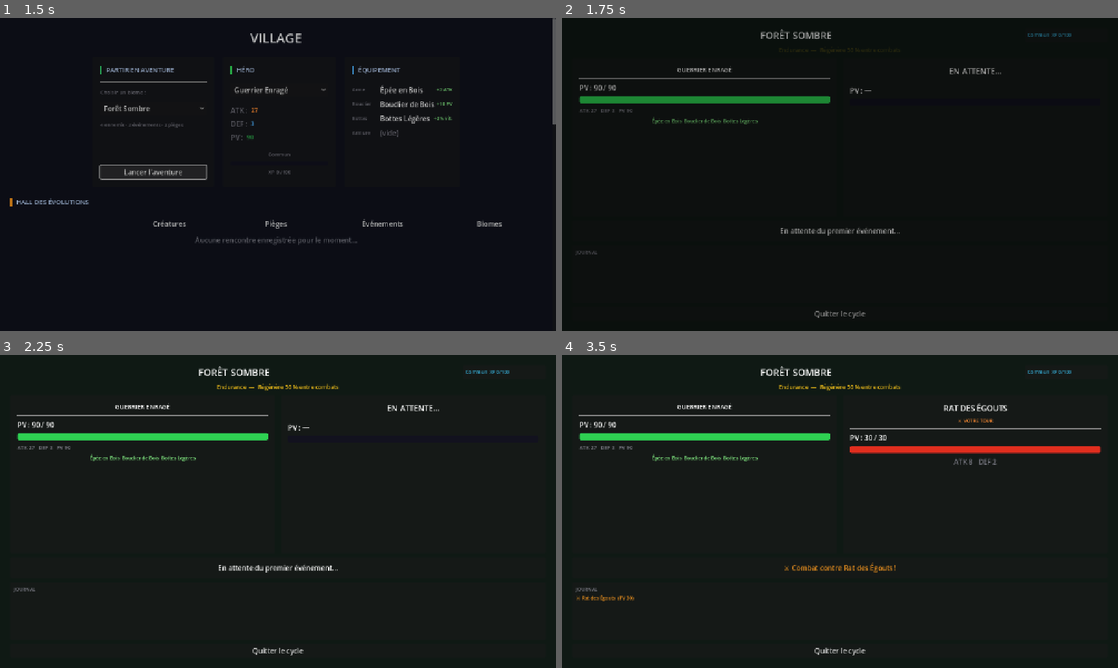
Above: before the commit, frames 1-4 (two rows, left to right).
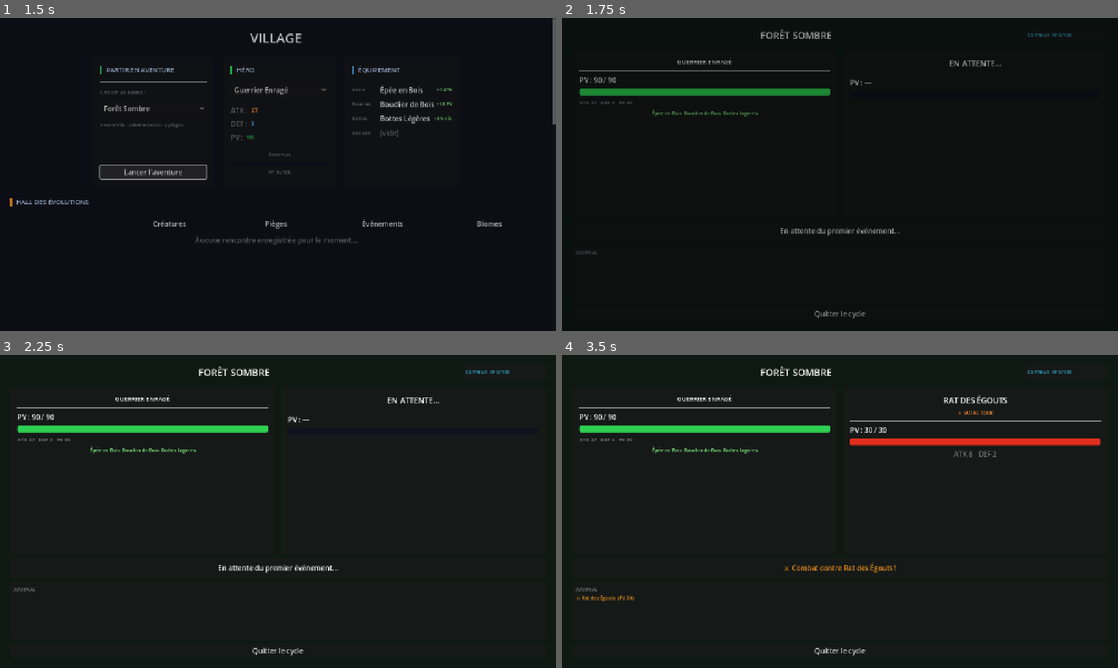
Above: after the commit, the same moments.

Repository: Rhend/Reliquary
Game: Godot game, scene res://scenes/Village.tscn
Two runs of this game, one before a commit and one after it. Both use one fixed random seed, a clock stepped at 60 frames per second and the inputs below.
Inputs:
- Up to frame 1 (1.5 s): click "Forêt Sombre" at 0.5 s; click "Lancer l'aventure" at 1.25 s
- Up to frame 2 (1.75 s): no input
- Up to frame 3 (2.25 s): no input
- Up to frame 4 (3.5 s): tap Enter at 2.75 s

Frame 1 is identical in both runs. In frame 2, 3.4% of the frame differs, in the area x 3-79%, y 9-34%; in frame 3, 3.7%; in frame 4, 6.6%, in the area x 3-97%, y 9-36%.

Commit message:
fix(audit): corrections de bugs, optimisations et nettoyage
CombatSystem  : cache _turn_cache par tick (4→1 appels autoload) ;
                équipement DEF enfin appliqué (_compute_creature_def) ;
                constantes HERO/ENEMY_MIN_DAMAGE, ATTACK_SPEED_FLOOR.

MasterySystem : xp_before transmis à _check_evolution pour n'émettre
                entity_ready_to_evolve qu'au franchissement du seuil ;
                add_xp_to_all_active distribue aussi aux passifs débloqués
                sur les entités (passifs bloqués au Tier 0 — bug critique) ;
                suppression de l'appel redondant refresh_active_passives()
                dans evolve_entity (entity_evolved le déclenche déjà).

AdventureSystem : dégâts de piège planchés à 0 ; chance de loot clampée
                  à 1.0 ; _pick_modifier() data-driven via champ weight
                  dans CYCLE_MODIFIERS (plus de if/elif codé en dur).

GameData      : record_encounter incrémente count seulement si xp_reward>0
                (évite le double-comptage début/fin de combat) ;
                suppression du player["bestiary"]=hall redondant ;
                list_dir_end() ajouté dans les deux loaders de dossiers.

Biome         : max_hp de la carte héro inclut maintenant le hp_bonus passif ;
                stats ATK/DEF affichés avec bonus passifs.

Village       : _refresh_resources() boucle has_any supprimée (sorted_ids
                suffit) ; garde qty<=0 redondante retirée.

Co-Authored-By: Claude Sonnet 4.6 <noreply@anthropic.com>

Diff:
--- a/scripts/Biome.gd
+++ b/scripts/Biome.gd
@@ -216,7 +216,9 @@
 	var creature      = GameData.get_entity(creature_id)
 	var equip_bonuses = GameData.get_equipment_bonuses()
 	var eff_stats     = GameData.get_effective_stats(creature_id)
-	var max_hp        = float(eff_stats.get("hp", 100)) + equip_bonuses.get("hp", 0.0)
+	var passives      = PassiveSystem.get_combat_bonuses()
+	var max_hp        = float(eff_stats.get("hp", 100)) + equip_bonuses.get("hp", 0.0) \
+	                    + passives.get("hp_bonus", 0.0)
 	var initial_hp    = AdventureSystem.current_hp if AdventureSystem.is_running else max_hp
 
 	_h1(vbox, creature.get("name", "Héro").to_upper())
@@ -232,8 +234,8 @@
 
 	var stats_lbl = Label.new()
 	stats_lbl.text = "ATK %d   DEF %d   PV %d" % [
-		int(eff_stats.get("atk", 0)) + int(equip_bonuses.get("atk", 0)),
-		eff_stats.get("def", 0),
+		int(eff_stats.get("atk", 0)) + int(equip_bonuses.get("atk", 0)) + int(passives.get("atk_bonus", 0.0)),
+		int(eff_stats.get("def", 0)) + int(passives.get("def_bonus", 0.0)),
 		int(max_hp)
 	]
 	stats_lbl.add_theme_font_size_override("font_size", 12)
--- a/scripts/Village.gd
+++ b/scripts/Village.gd
@@ -757,28 +757,7 @@
 
 	var resources: Dictionary = GameData.player.get("resources", {})
 
-	# Filtre les ressources à quantité nulle ou négative
-	var has_any = false
-	for item_id in resources:
-		if int(resources[item_id]) > 0:
-			has_any = true
-			break
-
-	if not has_any:
-		var empty_lbl = Label.new()
-		empty_lbl.text = "Aucune ressource pour le moment..."
-		empty_lbl.add_theme_color_override("font_color", UIColors.TEXT_MUTED)
-		empty_lbl.add_theme_font_size_override("font_size", 12)
-		_resources_vbox.add_child(empty_lbl)
-		return
-
-	# HFlowContainer pour un affichage en grille fluide
-	var flow = HFlowContainer.new()
-	flow.add_theme_constant_override("h_separation", 14)
-	flow.add_theme_constant_override("v_separation", 6)
-	_resources_vbox.add_child(flow)
-
-	# Trie les ressources par nom pour un inventaire stable et lisible
+	# Trie les ressources à quantité positive par nom
 	var sorted_ids: Array = []
 	for item_id in resources:
 		if int(resources[item_id]) > 0:
@@ -787,10 +766,22 @@
 		return GameData.get_entity(a).get("name", a) < GameData.get_entity(b).get("name", b)
 	)
 
+	if sorted_ids.is_empty():
+		var empty_lbl = Label.new()
+		empty_lbl.text = "Aucune ressource pour le moment..."
+		empty_lbl.add_theme_color_override("font_color", UIColors.TEXT_MUTED)
+		empty_lbl.add_theme_font_size_override("font_size", 12)
+		_resources_vbox.add_child(empty_lbl)
+		return
+
+	# HFlowContainer pour un affichage en grille fluide
+	var flow = HFlowContainer.new()
+	flow.add_theme_constant_override("h_separation", 14)
+	flow.add_theme_constant_override("v_separation", 6)
+	_resources_vbox.add_child(flow)
+
 	for item_id in sorted_ids:
 		var qty = int(resources[item_id])
-		if qty <= 0:
-			continue
 		var res      = GameData.get_entity(item_id)
 		var res_name = res.get("name", item_id)
 
--- a/scripts/autoloads/GameData.gd
+++ b/scripts/autoloads/GameData.gd
@@ -96,6 +96,7 @@
 				data["unlocked_passives"] = []
 				entities[data["id"]]      = data
 		file_name = dir.get_next()
+	dir.list_dir_end()
 
 # Charge un dossier de données statiques (sans champs de progression).
 func _load_data_from_folder(path: String, entity_type: String) -> void:
@@ -111,6 +112,7 @@
 				data["entity_type"] = entity_type
 				entities[data["id"]] = data
 		file_name = dir.get_next()
+	dir.list_dir_end()
 
 # Lit et parse un fichier JSON. Retourne {} en cas d'erreur.
 func _read_json(path: String) -> Dictionary:
@@ -201,11 +203,13 @@
 		}
 
 	var entry: Dictionary = hall[enc_id]
-	entry["count"] += 1
-
-	# Distribution d'XP et montée de tier éventuelle
+
+	# count n'est incrémenté qu'à la complétion (xp_reward > 0) pour éviter
+	# le double-comptage : l'entrée est créée au début du combat (xp=0)
+	# mais le kill n'est confirmé qu'à la victoire (xp>0).
 	if xp_reward > 0.0:
-		entry["xp"] += xp_reward
+		entry["count"] += 1
+		entry["xp"]    += xp_reward
 		var tier: int = entry.get("tier", 0)
 		while tier < MAX_TIER:
 			var next_idx: int = tier + 1
@@ -217,7 +221,7 @@
 			entry["tier"] += 1
 			tier            = entry["tier"]
 
-	player["bestiary"] = hall
+	# Pas de player["bestiary"] = hall : hall est déjà la même référence
 	EventBus.bestiary_updated.emit(enc_id)
 
 # ═══════════════════════════════════════════════════════════
--- a/scripts/systems/AdventureSystem.gd
+++ b/scripts/systems/AdventureSystem.gd
@@ -37,23 +37,23 @@
 # ─── Modificateurs de cycle disponibles ─────────────────────
 const CYCLE_MODIFIERS: Array = [
 	{
-		"id": "none", "name": "—", "desc": "", "xp_mult": 1.0
+		"id": "none", "name": "—", "desc": "", "xp_mult": 1.0, "weight": 66
 	},
 	{
 		"id": "bonus_xp", "name": "Cycle Chanceux",
-		"desc": "XP ×1.5 ce cycle", "xp_mult": 1.5
+		"desc": "XP ×1.5 ce cycle", "xp_mult": 1.5, "weight": 15
 	},
 	{
 		"id": "resilient", "name": "Endurance",
-		"desc": "Régénère 30 % entre combats", "xp_mult": 0.8, "regen_pct": 0.30
+		"desc": "Régénère 30 % entre combats", "xp_mult": 0.8, "regen_pct": 0.30, "weight": 10
 	},
 	{
 		"id": "ghost", "name": "Fantôme",
-		"desc": "Pièges ignorés, XP ×0.7", "xp_mult": 0.7, "ignore_traps": true
+		"desc": "Pièges ignorés, XP ×0.7", "xp_mult": 0.7, "ignore_traps": true, "weight": 5
 	},
 	{
 		"id": "berserker_mod", "name": "Frénésie",
-		"desc": "ATK ×1.3, DEF ×0.6", "xp_mult": 1.1, "atk_mult": 1.3, "def_mult": 0.6
+		"desc": "ATK ×1.3, DEF ×0.6", "xp_mult": 1.1, "atk_mult": 1.3, "def_mult": 0.6, "weight": 4
 	},
 ]
 
@@ -349,17 +349,17 @@
 		return "trap"
 
 func _pick_modifier() -> void:
-	var roll = randf()
-	if roll < 0.04:
-		current_modifier = CYCLE_MODIFIERS[4]   # Frénésie       — 4 %
-	elif roll < 0.09:
-		current_modifier = CYCLE_MODIFIERS[3]   # Fantôme        — 5 %
-	elif roll < 0.19:
-		current_modifier = CYCLE_MODIFIERS[2]   # Endurance      — 10 %
-	elif roll < 0.34:
-		current_modifier = CYCLE_MODIFIERS[1]   # Cycle Chanceux — 15 %
-	else:
-		current_modifier = CYCLE_MODIFIERS[0]   # Normal         — 66 %
+	var total_weight: int = 0
+	for m in CYCLE_MODIFIERS:
+		total_weight += int(m.get("weight", 1))
+
+	var roll       = randi() % total_weight
+	var cumulative = 0
+	for m in CYCLE_MODIFIERS:
+		cumulative += int(m.get("weight", 1))
+		if roll < cumulative:
+			current_modifier = m
+			break
 	EventBus.modifier_activated.emit(current_modifier)
 
 func _drop_loot(enemy: Dictionary) -> void:
--- a/scripts/systems/CombatSystem.gd
+++ b/scripts/systems/CombatSystem.gd
@@ -6,49 +6,32 @@
 #   Tick 2 : ENEMY_TURN   → l'ennemi riposte ; si héro mort   → défaite
 #   (retour à CREATURE_TURN, et ainsi de suite)
 #
-# Modificateurs appliqués à chaque calcul d'ATK / DEF :
-#   • Passifs actifs        (PassiveSystem.get_combat_bonuses)
-#   • Équipements portés    (GameData.get_equipment_bonuses)
-#   • Maîtrise de l'ennemi  (GameData.get_mastery_combat_bonus)
-#   • Modificateur de cycle (AdventureSystem.get_modifier_bonuses)
-#
-# La vitesse d'attaque (attack_speed_pct depuis l'équipement) réduit
-# l'intervalle BASE_TURN_INTERVAL, avec un plancher à ATTACK_SPEED_FLOOR.
+# Optimisation tick :
+#   _turn_cache est calculé UNE fois au début de chaque tick et partagé
+#   par _compute_creature_atk() et _compute_creature_def().
+#   Cela réduit de 4 à 1 les appels vers les autoloads externes par tick.
 # ============================================================
 extends Node
 
 # ─── Constantes ─────────────────────────────────────────────
 
-# Délai de base entre deux tours (secondes).
 const BASE_TURN_INTERVAL: float = 1.0
-
-# Variance multiplicative aléatoire appliquée à chaque frappe (±10 %).
-# Évite un combat trop prévisible sans déséquilibrer les stats.
-const DAMAGE_VARIANCE: float = 0.10
-
-# Plancher de dégâts pour les attaques du héro (toujours au moins 1).
-const HERO_MIN_DAMAGE: float = 1.0
-
-# Plancher de dégâts pour les attaques ennemies (toujours au moins 1).
-# Les ennemis percent toujours, même face à une DEF très élevée.
-const ENEMY_MIN_DAMAGE: float = 1.0
-
-# Plancher du multiplicateur d'intervalle : même avec une vitesse max,
-# le délai ne descend jamais en dessous de 10 % du délai de base.
-const ATTACK_SPEED_FLOOR: float = 0.10
+const DAMAGE_VARIANCE:    float = 0.10
+const HERO_MIN_DAMAGE:    float = 1.0    # le héro fait toujours au moins 1
+const ENEMY_MIN_DAMAGE:   float = 1.0    # l'ennemi perce toujours, même face à une DEF haute
+const ATTACK_SPEED_FLOOR: float = 0.10   # plancher du multiplicateur de vitesse
 
 # ─── Machine d'état ─────────────────────────────────────────
 
 enum CombatState {
-	IDLE,          # Aucun combat — attente du prochain événement
-	CREATURE_TURN, # Tick suivant : le héro attaque
-	ENEMY_TURN,    # Tick suivant : l'ennemi riposte
-	ENDED          # Combat terminé, signal émis, attente du nettoyage
+	IDLE,          # Aucun combat en cours
+	CREATURE_TURN, # Prochain tick : le héro attaque
+	ENEMY_TURN,    # Prochain tick : l'ennemi riposte
+	ENDED          # Combat terminé, signal émis
 }
 
 var _state: CombatState = CombatState.IDLE
 
-# Propriété calculée : vrai pendant CREATURE_TURN ou ENEMY_TURN.
 var is_fighting: bool:
 	get: return _state == CombatState.CREATURE_TURN or _state == CombatState.ENEMY_TURN
 
@@ -60,9 +43,12 @@
 var _creature_hp: float      = 0.0
 var _enemy_hp:    float      = 0.0
 
+# Cache des stats calculé une fois par tick, partagé entre ATK et DEF.
+var _turn_cache: Dictionary = {}
+
 func _ready() -> void:
-	_timer           = Timer.new()
-	_timer.one_shot  = false
+	_timer          = Timer.new()
+	_timer.one_shot = false
 	_timer.timeout.connect(_on_turn_tick)
 	add_child(_timer)
 
@@ -70,7 +56,6 @@
 #  Interface publique
 # ═══════════════════════════════════════════════════════════
 
-# Démarre un nouveau combat. Ignoré si un combat est déjà en cours.
 func start_combat(creature_id: String, enemy: Dictionary, current_hp: float) -> void:
 	if is_fighting:
 		return
@@ -81,14 +66,12 @@
 	_enemy_hp    = float(enemy.get("hp", 50))
 	_state       = CombatState.CREATURE_TURN
 
-	# attack_speed_pct réduit l'intervalle entre tours (plancher à ATTACK_SPEED_FLOOR)
 	var speed_pct: float = GameData.get_equipment_bonuses().get("attack_speed_pct", 0.0)
 	_timer.wait_time = BASE_TURN_INTERVAL * maxf(1.0 - speed_pct / 100.0, ATTACK_SPEED_FLOOR)
 	_timer.start()
 
 	EventBus.combat_started.emit(creature_id, _enemy, _creature_hp, _enemy_hp)
 
-# Interrompt le combat en cours (arrêt manuel de l'aventure).
 func stop_combat() -> void:
 	if not is_fighting:
 		return
@@ -100,12 +83,18 @@
 # ═══════════════════════════════════════════════════════════
 
 func _on_turn_tick() -> void:
+	# Calcule toutes les stats une seule fois par tick pour les deux branches
+	_turn_cache = {
+		"c_stats":  GameData.get_effective_stats(_creature_id),
+		"passives": PassiveSystem.get_combat_bonuses(),
+		"equip":    GameData.get_equipment_bonuses(),
+		"mod":      AdventureSystem.get_modifier_bonuses(),
+	}
 	match _state:
 		CombatState.CREATURE_TURN: _do_creature_attack()
 		CombatState.ENEMY_TURN:    _do_enemy_attack()
-		_: pass   # IDLE ou ENDED : le timer ne devrait pas tourner ici
+		_: pass
 
-# Tour du héro : il attaque l'ennemi.
 func _do_creature_attack() -> void:
 	var dmg   = _calc_damage(_compute_creature_atk(), float(_enemy.get("def", 3)), HERO_MIN_DAMAGE)
 	_enemy_hp = maxf(_enemy_hp - dmg, 0.0)
@@ -116,7 +105,6 @@
 	else:
 		_state = CombatState.ENEMY_TURN
 
-# Tour de l'ennemi : il riposte.
 func _do_enemy_attack() -> void:
 	var dmg      = _calc_damage(float(_enemy.get("atk", 8)), _compute_creature_def(), ENEMY_MIN_DAMAGE)
 	_creature_hp = maxf(_creature_hp - dmg, 0.0)
@@ -137,38 +125,25 @@
 	})
 
 # ═══════════════════════════════════════════════════════════
-#  Calcul des statistiques effectives
+#  Calcul des statistiques — lit _turn_cache, jamais les autoloads directement
 # ═══════════════════════════════════════════════════════════
 
-# ATK totale du héro = (base + passifs + équipement + maîtrise) × mod de cycle × combo.
 func _compute_creature_atk() -> float:
-	var c_stats  = GameData.get_effective_stats(_creature_id)
-	var passives = PassiveSystem.get_combat_bonuses()
-	var equip    = GameData.get_equipment_bonuses()
-	var mod      = AdventureSystem.get_modifier_bonuses()
-
-	var atk = float(c_stats.get("atk", 10))
-	atk += passives.get("atk_bonus", 0.0)
-	atk += equip.get("atk", 0.0)
+	var atk = float(_turn_cache["c_stats"].get("atk", 10))
+	atk += _turn_cache["passives"].get("atk_bonus", 0.0)
+	atk += _turn_cache["equip"].get("atk", 0.0)
 	atk += GameData.get_mastery_combat_bonus(_enemy.get("id", ""))
-	atk *= mod.get("atk_mult", 1.0)
+	atk *= _turn_cache["mod"].get("atk_mult", 1.0)
 	return atk
 
-# DEF totale du héro = (base + passifs + équipement) × mod de cycle.
-# Le mod Frénésie peut passer def_mult à 0.6, ce qui est volontaire.
 func _compute_creature_def() -> float:
-	var c_stats  = GameData.get_effective_stats(_creature_id)
-	var passives = PassiveSystem.get_combat_bonuses()
-	var equip    = GameData.get_equipment_bonuses()
-	var mod      = AdventureSystem.get_modifier_bonuses()
-
-	var def = float(c_stats.get("def", 5))
-	def += passives.get("def_bonus", 0.0)
-	def += equip.get("def", 0.0)   # boucliers et armures contribuent à la DEF
-	def *= mod.get("def_mult", 1.0)
+	var def = float(_turn_cache["c_stats"].get("def", 5))
+	def += _turn_cache["passives"].get("def_bonus", 0.0)
+	def += _turn_cache["equip"].get("def", 0.0)
+	def *= _turn_cache["mod"].get("def_mult", 1.0)
 	return def
 
-# Formule de dégâts : atk × rand(0.9–1.1) − def, plancher à min_dmg.
+# atk × rand(0.9–1.1) − def, plancher à min_dmg.
 func _calc_damage(atk: float, def: float, min_dmg: float) -> float:
 	var raw = atk * randf_range(1.0 - DAMAGE_VARIANCE, 1.0 + DAMAGE_VARIANCE) - def
 	return maxf(raw, min_dmg)
--- a/scripts/systems/MasterySystem.gd
+++ b/scripts/systems/MasterySystem.gd
@@ -111,7 +111,6 @@
 
 	_unlock_passives_for_tier(entity_id, tier + 1)
 	EventBus.entity_evolved.emit(entity_id, tier + 1)
-	PassiveSystem.refresh_active_passives()
 	return true
 
 # Débloque les passifs configurés pour se débloquer au tier atteint.
